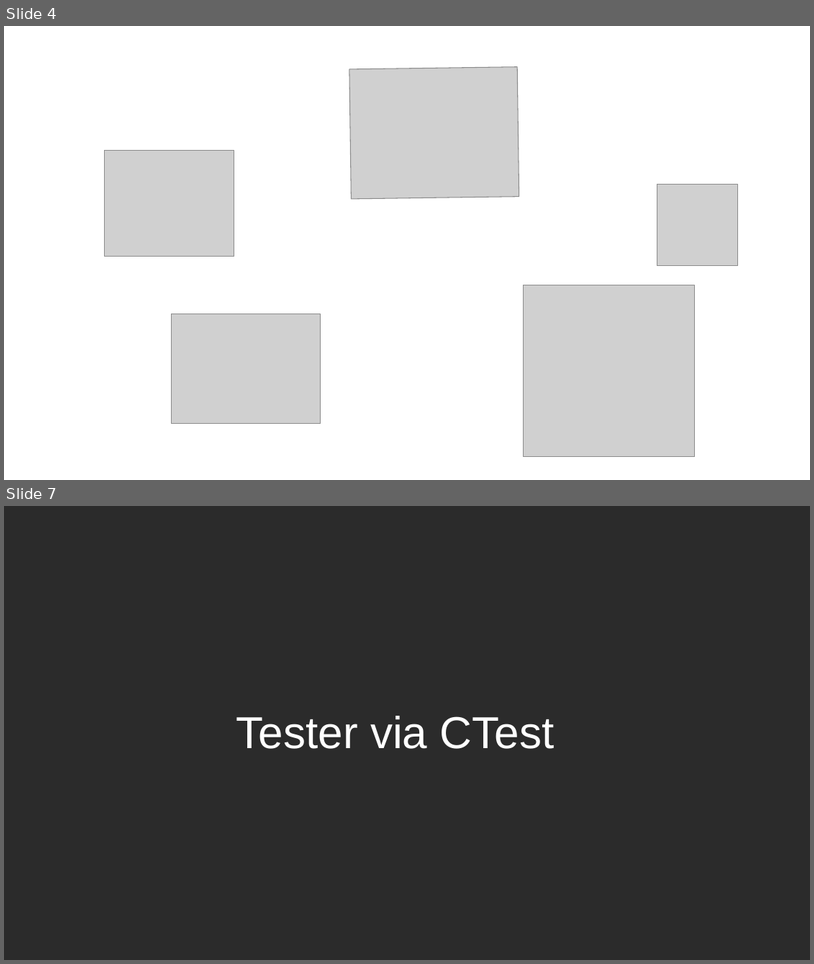
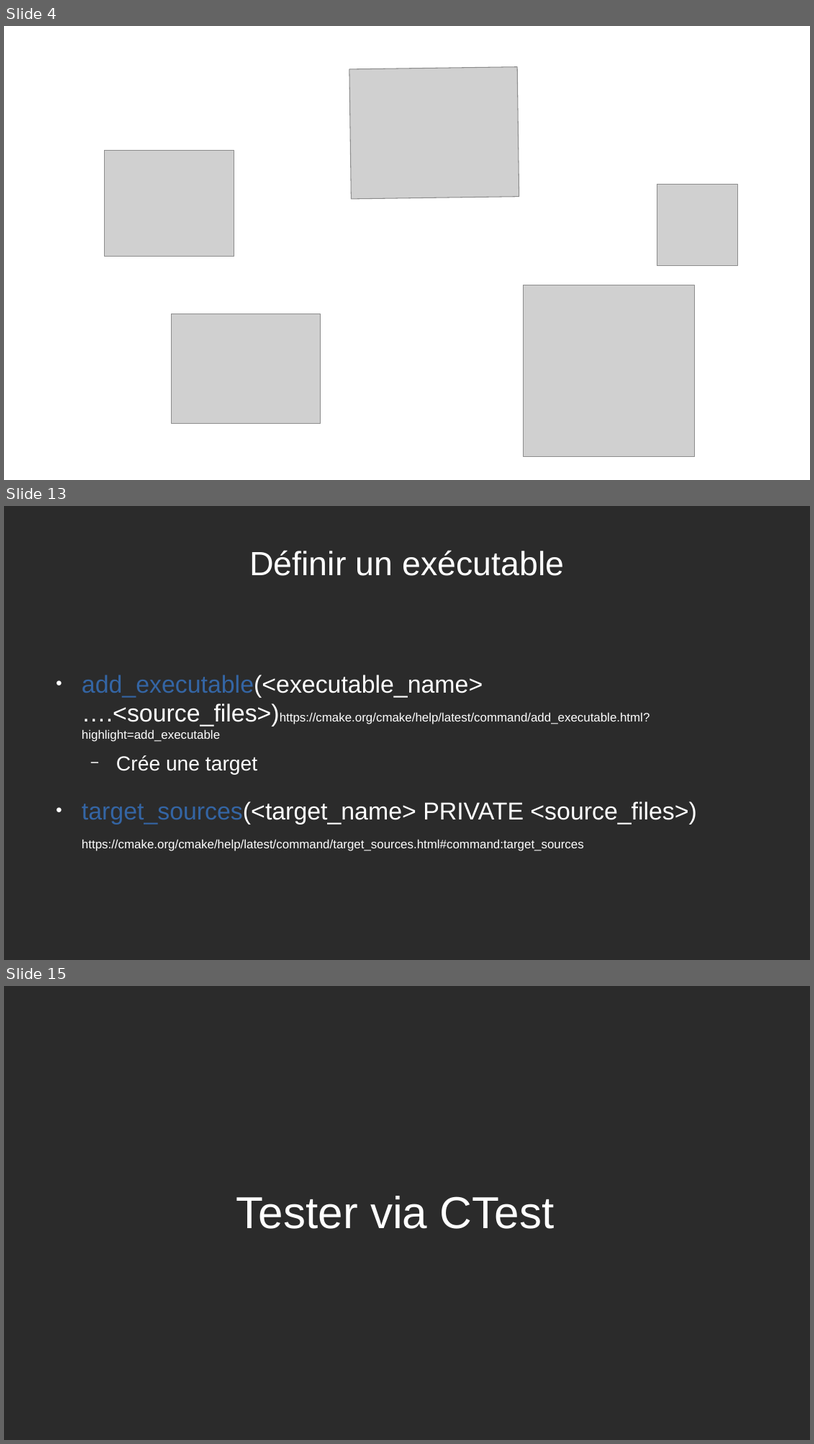
Before and after one commit to joeBlinx/Presentation_CMake, a slide deck: Presentation_CMake.odp. Shown one above the other, each under a label of ours: slides 4 and 7 before the commit, slides 4, 13 and 15 after it; the slides between them are not shown. The pictures are 814x964 and 814x1444 pixels, drawn with LibreOffice and Linux fonts; fonts in the diff are those of the drawing; grey boxes stand for pictures; background and template pictures are left out; a plain dark background stands for a picture behind light text. Boxes give left, top, right and bottom in pixels: in the first picture for what was removed or moved away, otherwise in the second. Text is boxed around its words. In the diff, an @@ line names an element or a change of style, - is before the commit and + after.

Commit message:
first step, compiling and first executable

```diff
--- a/Presentation_CMake.odp
+++ b/Presentation_CMake.odp
@@ slide 13 added at <box>4,506,810,960</box>, background picture (left out) @@
@@ title added at <box>250,550,564,576</box>, 33 pt, text #FFFFFF @@
+Définir un exécutable
@@ text added at <box>82,674,697,851</box>, 12 pt, text #FFFFFF @@
+● add_executable(<executable_name> ….<source_files>)https://cmake.org/cmake/help/latest/command/add_executable.html?highlight=add_executable
+  − Crée une target
+● target_sources(<target_name> PRIVATE <source_files>)
+  https://cmake.org/cmake/help/latest/command/target_sources.html#command:target_sources
@@ what was slide 7 is now slide 15 @@
```
Also in this commit, not shown: 3 slides changed, 7 other slides added, 2 other files.
